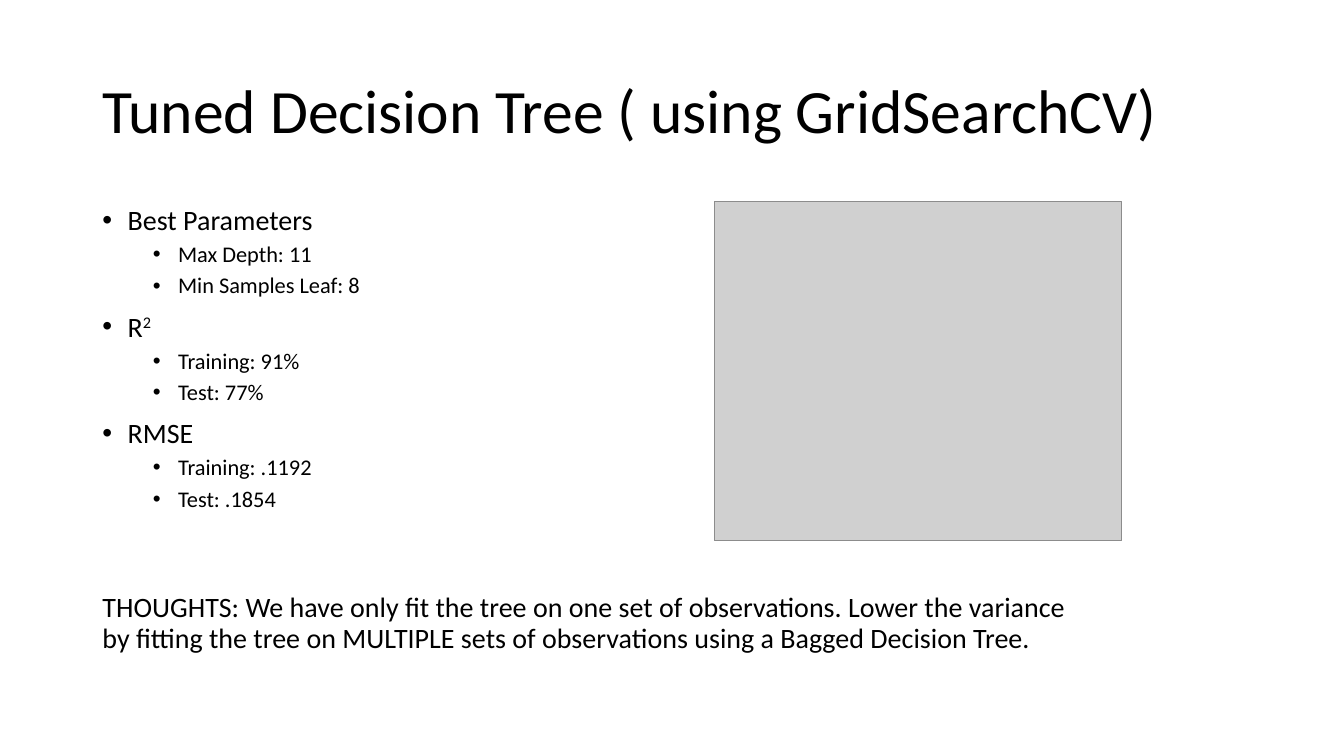
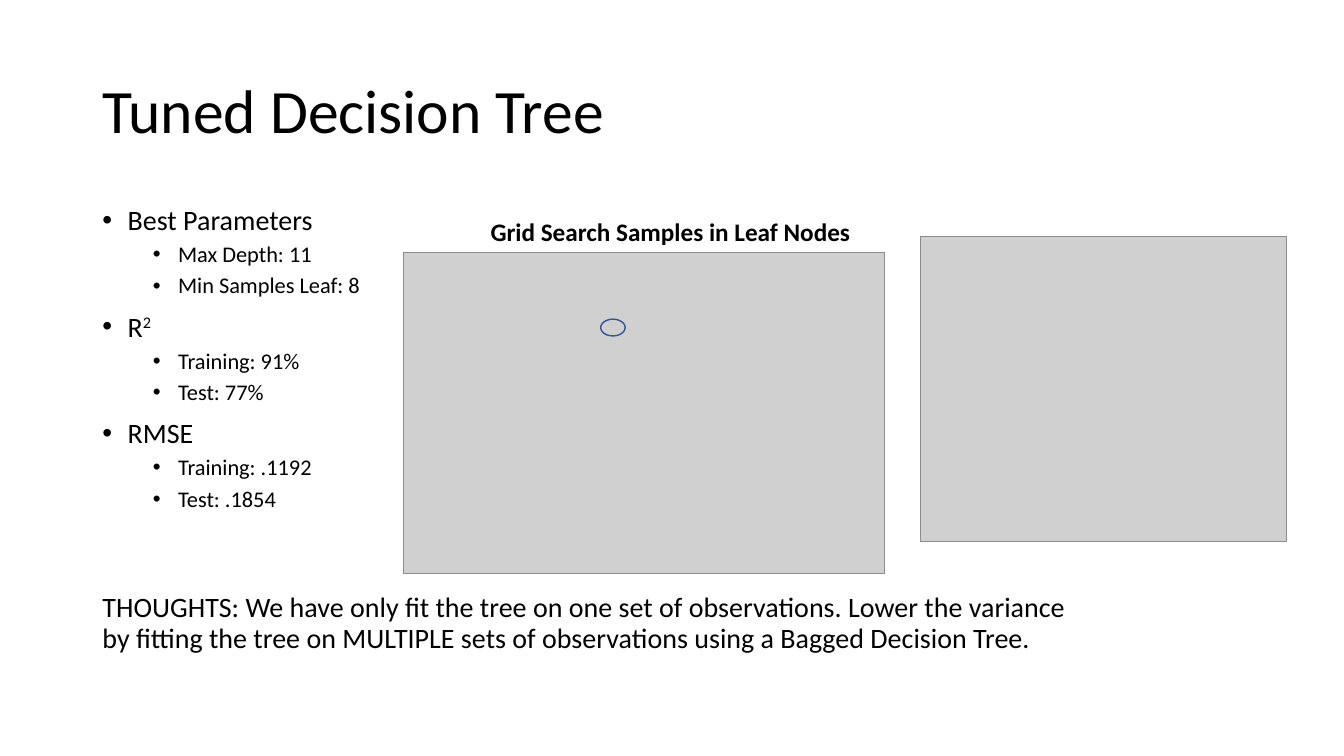
Before and after one commit to reflexiveprophecy/Kaggle_Predict_Ames_Iowa_Housing_Prices, a slide deck: slide 4 of Tree Based Models.pptx. Drawn at 1344x756 pixels with LibreOffice and Linux fonts; fonts in the diff are those of the drawing; grey boxes stand for pictures. Boxes give left, top, right and bottom in pixels: in the first picture for what was removed or moved away, otherwise in the second. Text is boxed around its words. In the diff, an @@ line names an element or a change of style, - is before the commit and + after.

Commit message:
update Tree ppt

```diff
--- a/Tree Based Models.pptx
+++ b/Tree Based Models.pptx
@@ title at <box>102,90,604,134</box>: text changed @@
-Tuned Decision Tree ( using GridSearchCV)
+Tuned Decision Tree
@@ text added at <box>491,223,850,245</box>, 18 pt, text #000000, bold @@
+Grid Search Samples in Leaf Nodes
@@ picture: place and size @@
-picture at <box>715,202,1122,541</box>
+picture at <box>921,237,1287,541</box>
@@ picture added at <box>403,252,885,574</box> @@
@@ ellipse added at <box>601,320,625,337</box>, outline #325491 1 pt @@
```
Also in this commit, not shown: 6 other slides changed, 2 other files.
